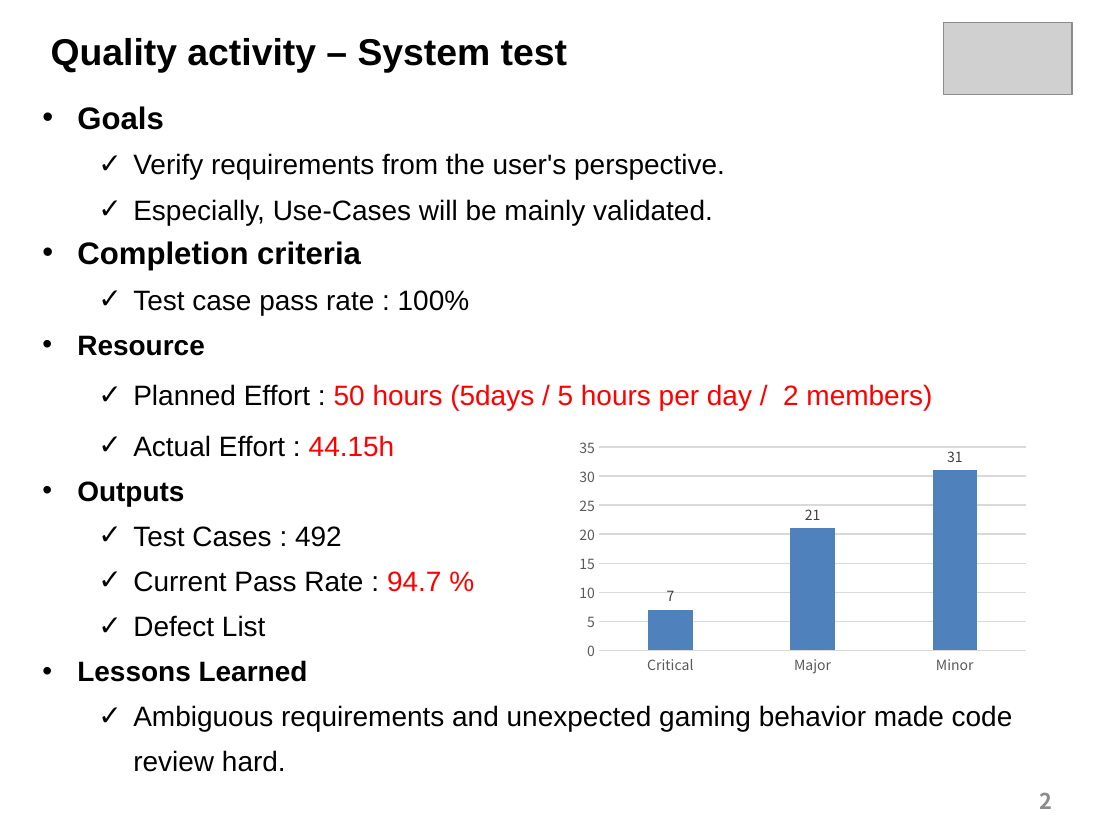
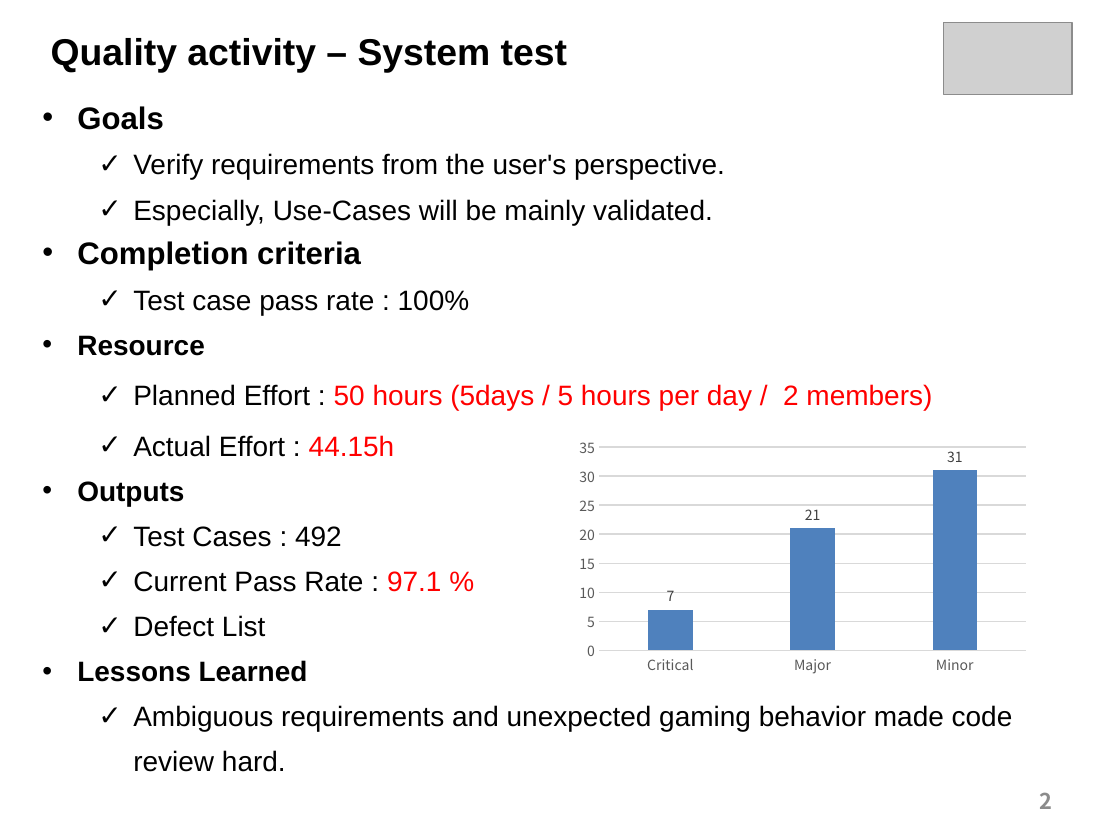
Before and after one commit to sunghochin/share_doc, a slide deck: slide 2 of bts_final-presentaion_0802_draft_6_sjlyu.pptx. Drawn at 1120x840 pixels with LibreOffice and Linux fonts; fonts in the diff are those of the drawing; grey boxes stand for pictures; background and template pictures are left out. Boxes give left, top, right and bottom in pixels: in the first picture for what was removed or moved away, otherwise in the second. Text is boxed around its words. In the diff, an @@ line names an element or a change of style, - is before the commit and + after.

Commit message:
update pass ratio

```diff
--- a/bts_final-presentaion_0802_draft_6_sjlyu.pptx
+++ b/bts_final-presentaion_0802_draft_6_sjlyu.pptx
@@ text at [133,571,441,592]: text changed @@
-  ✓ Current Pass Rate : 94.7 %
+  ✓ Current Pass Rate : 97.1 %
```
Also in this commit, not shown: 1 other slide changed.
